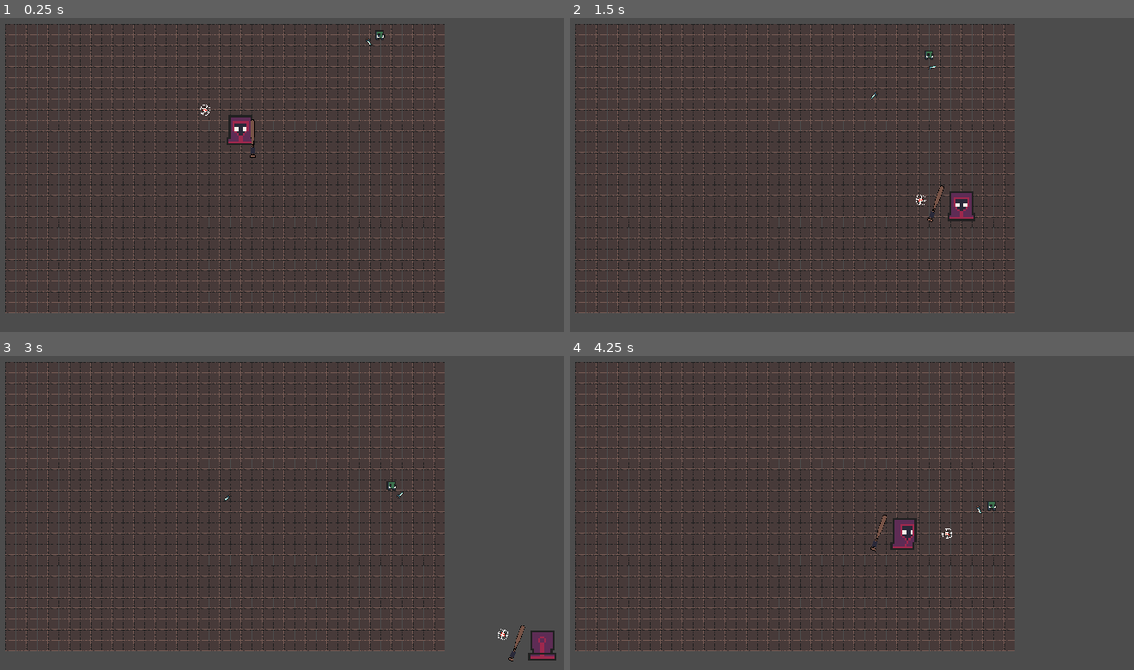
Above: before the commit, frames 1-4 (two rows, left to right).
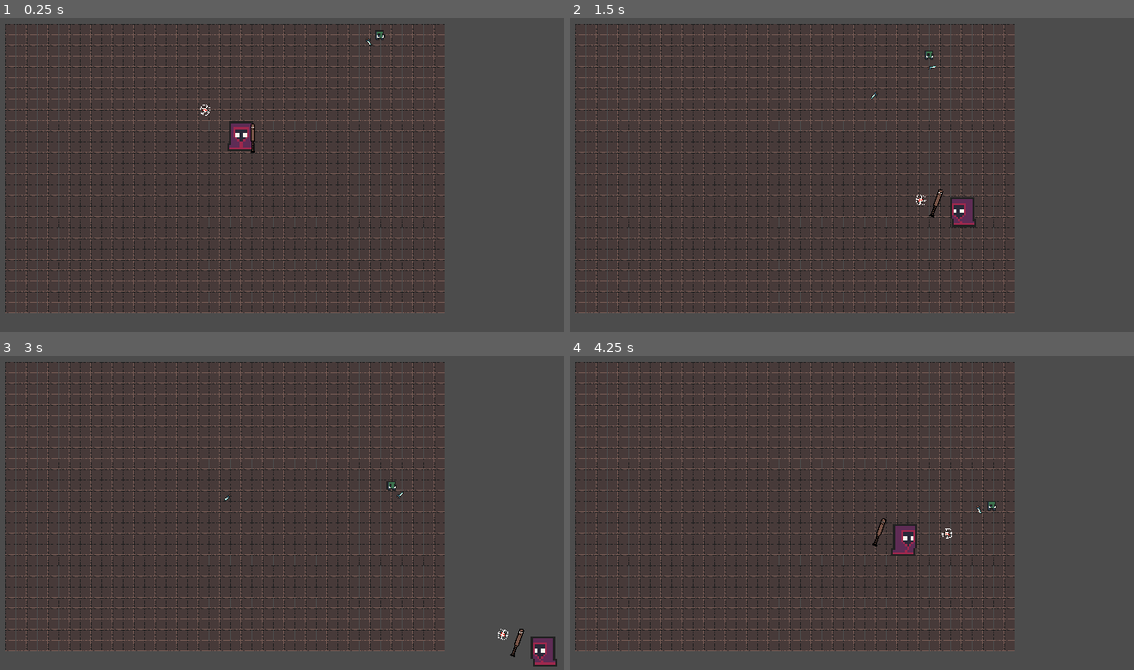
Above: after the commit, the same moments.

Repository: Kiingst/Dont-Bring-a-Bat-to-Gun-Fight
Game: Godot game, scene res://Assets/Levels/Level_Script/Level.tscn
Two runs of this game, one before a commit and one after it. Both use one fixed random seed, a clock stepped at 60 frames per second and the inputs below.
Inputs (mouse positions are in pixels of both pictures, inside the frame that each line leads up to):
- Up to frame 1 (0.25 s): no input
- Up to frame 2 (1.5 s): tap Enter at 0.5 s; move the mouse to (964, 112) at 0.52 s; press the mouse at (964, 112) at 0.53 s; hold D (Move_Right) 0.53-1.28 s; move the mouse to (671, 149) at 1.27 s; release the mouse at (671, 149) at 1.28 s; hold S (Move_Down) from 1.28 s (still down); tap Space (Roll) at 1.35 s
- Up to frame 3 (3 s): click (101, 487) at 1.55 s; move the mouse to (310, 381) at 2.02 s; release S (Move_Down) at 2.03 s; press the mouse at (310, 381) at 2.03 s; hold D (Move_Right) 2.03-2.78 s; move the mouse to (208, 550) at 2.77 s; release the mouse at (208, 550) at 2.78 s; hold W (Move_Up) from 2.78 s (still down); click (208, 550) at 2.85 s
- Up to frame 4 (4.25 s): move the mouse to (1015, 528) at 3.52 s; release W (Move_Up) at 3.53 s; press the mouse at (1015, 528) at 3.53 s; hold A (Move_Left) from 3.53 s (still down); tap Space (Roll) at 3.6 s

The runs differ from the first frame. In frame 1, 0.4% of the frame differs, in the area x 40-46%, y 30-45%; in frame 2, 0.5%, in the area x 63-72%, y 53-67%; in frame 3, 0.4%; in frame 4, 0.4%.

Commit message:
adding stuff

Diff:
--- a/Assets/Levels/Level_Script/Level.tscn
+++ b/Assets/Levels/Level_Script/Level.tscn
@@ -24,6 +24,6 @@
 MOVE_SPEED = 100
 
 [node name="Player" parent="." instance=ExtResource( 1 )]
-Length_from_player = 14
+Length_from_player = 60
 
 [connection signal="fire" from="Enemy_Type_2" to="." method="_on_Enemy_Type_2_fire"]
--- a/Assets/Player/Player_Script/Player.gd
+++ b/Assets/Player/Player_Script/Player.gd
@@ -45,7 +45,6 @@
 			roll_On_cooldown = true
 			$Roll/Cooldown.start()
 	move_vec = move_vec.normalized()
-	var animation_vec = Vector2()
 
 
 	#print($Cross_Hair/Position2D.position)
@@ -72,38 +71,13 @@
 		side = 4
 
 	#Set correct animation for bat position
-	match side:
-		1:
-			#right
-			if move_vec.x == -1:
-				animation_vec.x = move_vec.x * -1
-			else:
-				animation_vec = move_vec
-		2:
-			#up
-			if move_vec.y == -1:
-				animation_vec.y = move_vec.y * -1
-			else:
-				animation_vec = move_vec
-		3:
-			#left
-			if move_vec.x == 1:
-				animation_vec.x = move_vec.x * -1
-			else:
-				animation_vec = move_vec
-		4:
-			#Down
-			if move_vec.y == 1:
-				animation_vec.y = move_vec.y * -1
-			else:
-				animation_vec = move_vec
 	#Change Walking Animation
 	if move_vec == Vector2.ZERO:
 		animation_mode.travel("Idle")
 	else:
 		animation_mode.travel("Walking")
-		animation_tree.set("parameters/Walking/blend_position", animation_vec)
-		animation_tree.set("parameters/Idle/blend_position", animation_vec)
+		animation_tree.set("parameters/Walking/blend_position", look_vec.normalized() )
+		animation_tree.set("parameters/Idle/blend_position", look_vec.normalized())
 		move_and_collide(move_vec * MOVE_SPEED * delta)
 
 
@@ -132,7 +106,7 @@
 func swing():
 	isSwinging = true
 	var look_vec = get_global_mouse_position() - global_position
-	var keyvaluepos = look_vec.normalized() * 60
+	var keyvaluepos = look_vec.normalized() * Length_from_player
 	var keyvaluerot = (rad2deg(look_vec.angle()) + 90) - 360
 	print(keyvaluerot)
 	ChangeAnimationValue(swing_left, "Player_Weapon:position", 0.2, keyvaluepos)
@@ -168,7 +142,6 @@
 func _on_Player_Weapon_Done(anim_name):
 	match anim_name:
 		"Idle":
-			print("done")
 			pass
 		"Gungeon_Charge_Left":
 			print("ready to swing")
--- a/Assets/Player/Player_Script/Player.tscn
+++ b/Assets/Player/Player_Script/Player.tscn
@@ -247,7 +247,6 @@
 [sub_resource type="Animation" id=4]
 resource_name = "Walk_West"
 length = 0.8
-loop = true
 tracks/0/type = "value"
 tracks/0/path = NodePath("Player_Model:texture")
 tracks/0/interp = 1
@@ -344,7 +343,6 @@
 shape = SubResource( 2 )
 
 [node name="Player_Model" type="Sprite" parent="."]
-position = Vector2( -1, -9 )
 scale = Vector2( 2, 2 )
 texture = ExtResource( 1 )
 
@@ -380,7 +378,7 @@
 active = true
 parameters/playback = SubResource( 7 )
 parameters/Idle/blend_position = Vector2( 0, 0 )
-parameters/Walking/blend_position = Vector2( 0, 0 )
+parameters/Walking/blend_position = Vector2( 0.246139, 0.974249 )
 
 [node name="Cross_Hair" type="Sprite" parent="."]
 scale = Vector2( 0.25, 0.25 )
--- a/Assets/Player/Player_Script/Player_Weapon.tscn
+++ b/Assets/Player/Player_Script/Player_Weapon.tscn
@@ -1,12 +1,13 @@
-[gd_scene load_steps=25 format=2]
+[gd_scene load_steps=26 format=2]
 
 [ext_resource path="res://Assets/Player/Player_Weapons/Bat/Weapon_Bat.png" type="Texture" id=1]
 [ext_resource path="res://Assets/Player/Player_Models/necromancer_idle_anim_f0.png" type="Texture" id=2]
 [ext_resource path="res://Assets/Player/Player_Script/Player_Weapon.gd" type="Script" id=3]
+[ext_resource path="res://Assets/Player/Player_Weapons/Bat/Baseball_Bat Faces/Bat_Mad.png" type="Texture" id=4]
 
 [sub_resource type="CapsuleShape2D" id=5]
-radius = 2.5
-height = 14.0
+radius = 4.0
+height = 24.0
 
 [sub_resource type="Animation" id=8]
 resource_name = "Gungeon_Charge_Left"
@@ -60,6 +61,18 @@
 "args": [ -1 ],
 "method": "start"
 } ]
+}
+tracks/4/type = "value"
+tracks/4/path = NodePath("Player_Weapon:texture")
+tracks/4/interp = 1
+tracks/4/loop_wrap = true
+tracks/4/imported = false
+tracks/4/enabled = true
+tracks/4/keys = {
+"times": PoolRealArray( 0, 0.5 ),
+"transitions": PoolRealArray( 1, 1 ),
+"update": 1,
+"values": [ ExtResource( 1 ), ExtResource( 4 ) ]
 }
 
 [sub_resource type="Animation" id=14]
@@ -284,6 +297,18 @@
 "transitions": PoolRealArray( 1 ),
 "update": 1,
 "values": [ 0 ]
+}
+tracks/4/type = "value"
+tracks/4/path = NodePath("Player_Weapon:texture")
+tracks/4/interp = 1
+tracks/4/loop_wrap = true
+tracks/4/imported = false
+tracks/4/enabled = true
+tracks/4/keys = {
+"times": PoolRealArray( 0 ),
+"transitions": PoolRealArray( 1 ),
+"update": 1,
+"values": [ ExtResource( 1 ) ]
 }
 
 [sub_resource type="Animation" id=2]
@@ -481,14 +506,14 @@
 texture = ExtResource( 2 )
 
 [node name="Player_Weapon" type="Sprite" parent="."]
-scale = Vector2( 0.5, 0.5 )
+scale = Vector2( 0.25, 0.25 )
 texture = ExtResource( 1 )
 
 [node name="Hit_Area" type="Area2D" parent="Player_Weapon"]
 scale = Vector2( 4, 4 )
 
 [node name="area" type="CollisionShape2D" parent="Player_Weapon/Hit_Area"]
-position = Vector2( 0, -5 )
+position = Vector2( 0, -9 )
 shape = SubResource( 5 )
 disabled = true
 
Binary file added: Assets/Player/Player_Weapons/Bat/Baseball_Bat Faces/Bat_Mad.png
Not shown, added: Assets/Player/Player_Weapons/Bat/Baseball_Bat Faces/Bat_Mad.png.import
Binary file added: Assets/Player/Player_Weapons/Bat/Baseball_Bat Faces/bat_talk_2.png
Not shown, added: Assets/Player/Player_Weapons/Bat/Baseball_Bat Faces/bat_talk_2.png.import
Binary file added: Assets/Player/Player_Weapons/Bat/Baseball_Bat Faces/bat_talk_3.png
Not shown, added: Assets/Player/Player_Weapons/Bat/Baseball_Bat Faces/bat_talk_3.png.import
Binary file added: Assets/Player/Player_Weapons/Bat/Baseball_Bat Faces/bat_talk_4.png
Not shown, added: Assets/Player/Player_Weapons/Bat/Baseball_Bat Faces/bat_talk_4.png.import
Binary file added: Assets/Player/Player_Weapons/Bat/Baseball_Bat Faces/bat_talk_5.png
Not shown, added: Assets/Player/Player_Weapons/Bat/Baseball_Bat Faces/bat_talk_5.png.import
Binary file changed: Assets/Player/Player_Weapons/Bat/Weapon_Bat.png
Not shown, changed: Assets/.DS_Store
(and 4 more such lines)
